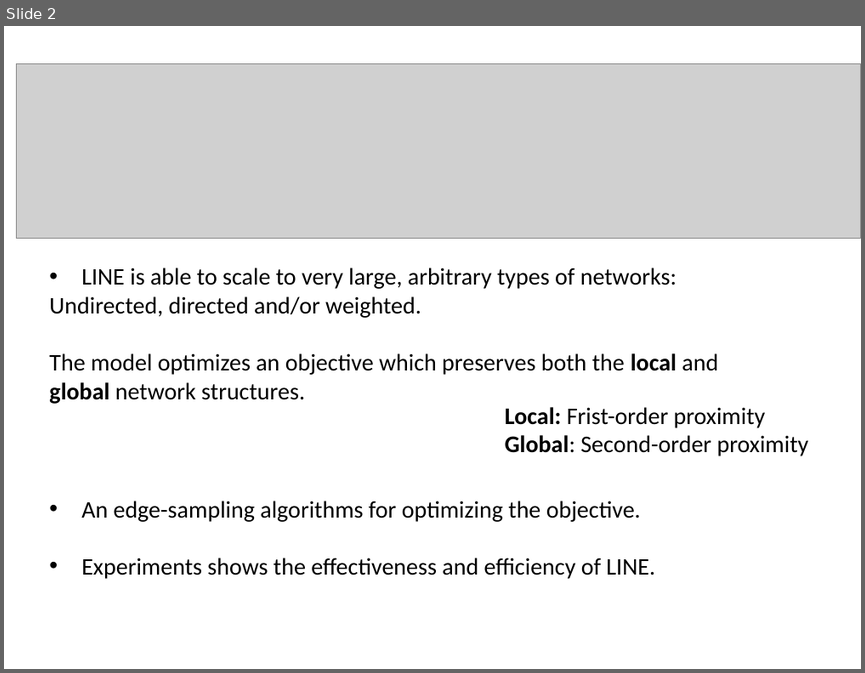
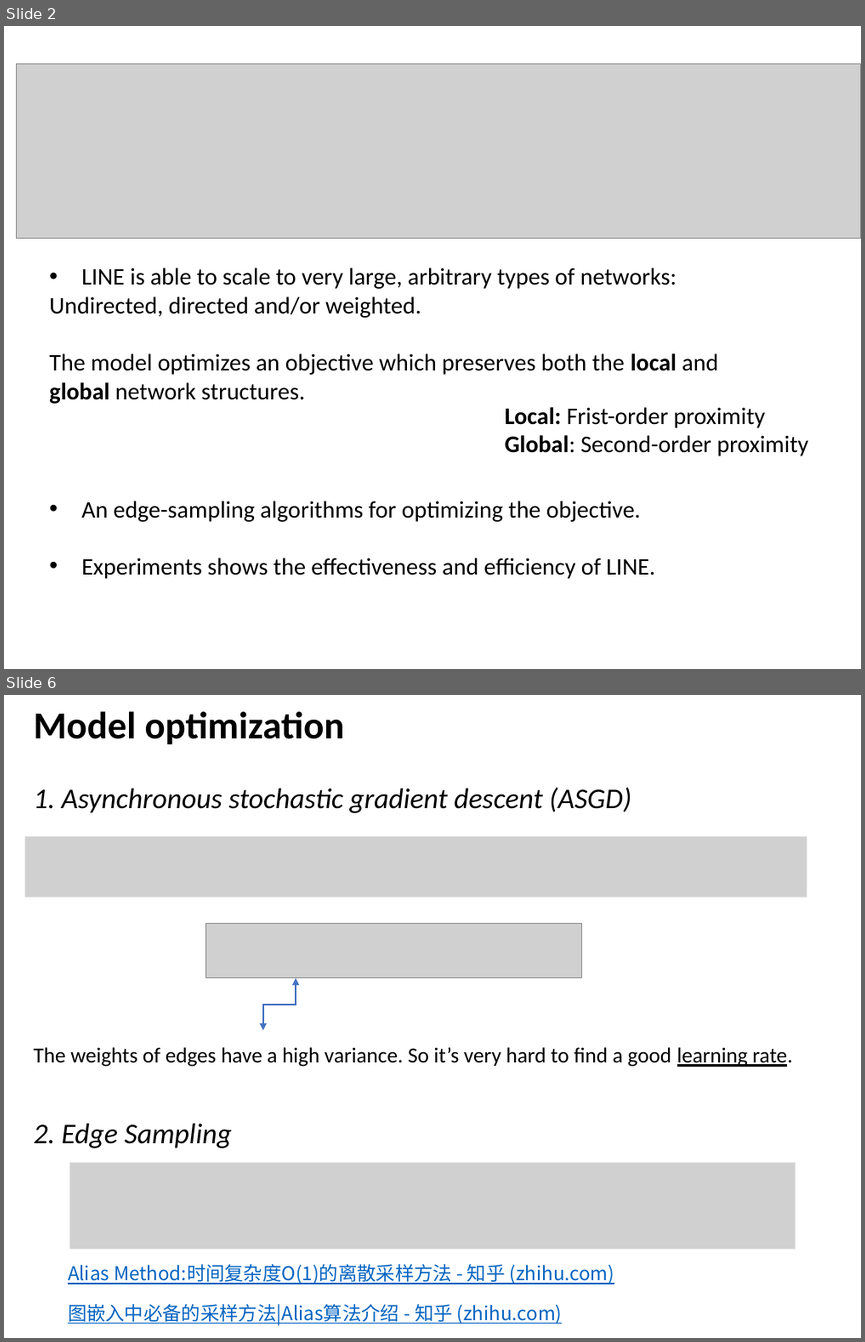
Before and after one commit to Tigerrr07/GNN-tiger, a slide deck: 3_LINE/LINE.pptx. Shown one above the other, each under a label of ours: slide 2 before the commit, slides 2 and 6 after it; the slides between them are not shown. The pictures are 865x673 and 865x1342 pixels, drawn with LibreOffice and Linux fonts; fonts in the diff are those of the drawing; grey boxes stand for pictures. Boxes give left, top, right and bottom in pixels: in the first picture for what was removed or moved away, otherwise in the second. Text is boxed around its words. In the diff, an @@ line names an element or a change of style, - is before the commit and + after.

Commit message:
LINE:sampling

```diff
--- a/3_LINE/LINE.pptx
+++ b/3_LINE/LINE.pptx
@@ slide 6 added at (4,695,861,1338), background #FFFFFF @@
@@ text added at (34,711,345,744), 32 pt, text #000000, bold @@
+Model optimization
@@ text added at (34,787,631,813), 24 pt, text #000000, italic @@
+1. Asynchronous stochastic gradient descent (ASGD)
@@ picture added at (24,836,806,897) @@
@@ picture added at (206,923,581,978) @@
@@ elbow double arrow added from (296, 978) to (262, 1030), #4472C4 1.5 pt @@
@@ text added at (34,1047,792,1066), 18 pt, text #000000 @@
+The weights of edges have a high variance. So it’s very hard to find a good learning rate.
@@ text added at (34,1123,232,1148), 24 pt, text #000000, italic @@
+2. Edge Sampling
@@ picture added at (70,1162,794,1248) @@
@@ text added at (68,1264,615,1284), 16 pt, text #0563C1, underline @@
+Alias Method:时间复杂度O(1)的离散采样方法 - 知乎 (zhihu.com)
@@ text added at (68,1304,562,1324), 16 pt, text #0563C1, underline @@
+图嵌入中必备的采样方法|Alias算法介绍 - 知乎 (zhihu.com)
```
Also in this commit, not shown: 2 slides changed, 4 other slides added, 3 other files.
